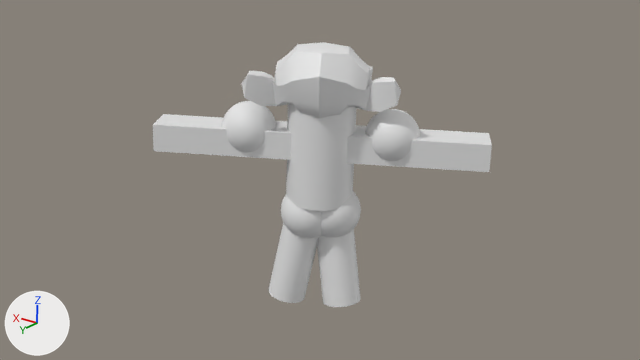
An edit to the Blender file 3NWSTb/2023-2024/ART/monkeyV3.png.blend, drawn before and after from the same camera.
One viewpoint serves both versions: the file's camera 'Camera'. The lights are fixed; the arrows at lower left show +X, +Y and +Z.
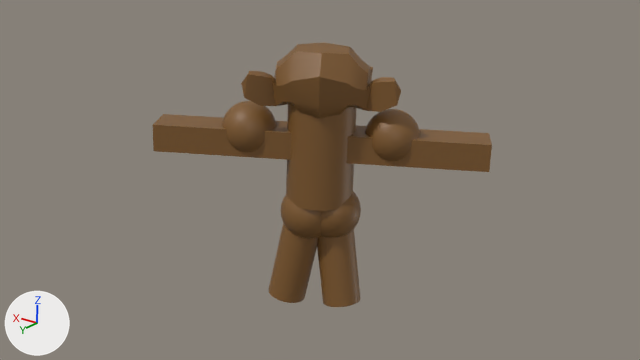
Diff of the bpy script that builds the scene:
```diff
--- a/3NWSTb/2023-2024/ART/monkeyV3.png.blend.py
+++ b/3NWSTb/2023-2024/ART/monkeyV3.png.blend.py
@@ mat_material_001 @@
+mat_material_001 = principled_material('Material.001')
+mat_material_001.base_color = (0.214, 0.1, 0.0249)  # brown #7f592c
@@ mat_material_002 @@
+mat_material_002 = principled_material('Material.002')
+mat_material_002.base_color = (0.8, 0.8, 0.8)  # white #e7e7e7
@@ me_cylinder @@
 me_cylinder.from_pydata(...)  # 64 vertices, 34 faces; spans x -1.0..1.0, y -1.0..1.0, z -1.0..1.0
+me_cylinder.materials.append(mat_material_001)  # brown #7f592c
@@ me_suzanne @@
 me_suzanne.from_pydata(...)  # 507 vertices, 500 faces; spans x -1.37..1.37, y -0.85..0.85, z -0.98..0.98
 # used by ob_suzanne; location = (0.0, 0.0, 3.54); rotation_euler = (0.0, 0.0, 0.523), in degrees (0, 0, 30); scale = (0.949, 0.949, 0.949)
+# me_suzanne part 1: 436 of the faces centred in x -1.33..1.33, y -0.82..0.76, z -0.97..0.92 switch from no material to mat_material_001 (brown #7f592c)
+me_suzanne.materials.append(mat_material_002)  # white #e7e7e7
@@ me_cylinder_001 @@
 me_cylinder_001.from_pydata(...)  # 64 vertices, 34 faces; spans x -0.34..0.34, y -0.34..0.34, z -1.0..1.0
+me_cylinder_001.materials.append(mat_material_001)  # brown #7f592c
@@ me_cylinder_002 @@
 me_cylinder_002.from_pydata(...)  # 64 vertices, 34 faces; spans x -0.34..0.34, y -0.34..0.34, z -1.0..1.0
+me_cylinder_002.materials.append(mat_material_001)  # brown #7f592c
@@ me_cube_001 @@
 me_cube_001.from_pydata(...)  # 8 vertices, 6 faces; spans x -1.0..1.0, y -1.0..1.0, z -1.0..1.0
+me_cube_001.materials.append(mat_material_001)  # brown #7f592c
@@ me_icosphere_001 @@
 me_icosphere_001.from_pydata(...)  # 642 vertices, 1280 faces; spans x -0.47..0.47, y -0.47..0.47, z -0.47..0.47
+me_icosphere_001.materials.append(mat_material_001)  # brown #7f592c
@@ me_icosphere_002 @@
 me_icosphere_002.from_pydata(...)  # 642 vertices, 1280 faces; spans x -0.47..0.47, y -0.47..0.47, z -0.47..0.47
+me_icosphere_002.materials.append(mat_material_001)  # brown #7f592c
@@ me_icosphere_003 @@
 me_icosphere_003.from_pydata(...)  # 642 vertices, 1280 faces; spans x -0.47..0.47, y -0.47..0.47, z -0.47..0.47
+me_icosphere_003.materials.append(mat_material_001)  # brown #7f592c
@@ me_icosphere_004 @@
 me_icosphere_004.from_pydata(...)  # 642 vertices, 1280 faces; spans x -0.47..0.47, y -0.47..0.47, z -0.47..0.47
+me_icosphere_004.materials.append(mat_material_001)  # brown #7f592c
```

Boxes (x1, y1, x2, y2) around the edits, measured in the pictures (640 x 360 px):
'Cube', recoloured (white to brown): (153, 114, 492, 172) in both
'Cylinder', recoloured (white to brown): (286, 104, 357, 211) in both
'Cylinder.002', recoloured (white to brown): (317, 229, 361, 307) in both
'Cylinder.001', recoloured (white to brown): (268, 223, 317, 303) in both
'Icosphere.001', recoloured (white to brown): (365, 109, 420, 161) in both
'Icosphere.003', recoloured (white to brown): (222, 101, 276, 152) in both
'Icosphere.004', recoloured (white to brown): (321, 191, 361, 238) in both
'Icosphere.002', recoloured (white to brown): (281, 195, 321, 239) in both
part 1 of me_suzanne, recoloured (white to brown): (241, 42, 401, 119) in both
